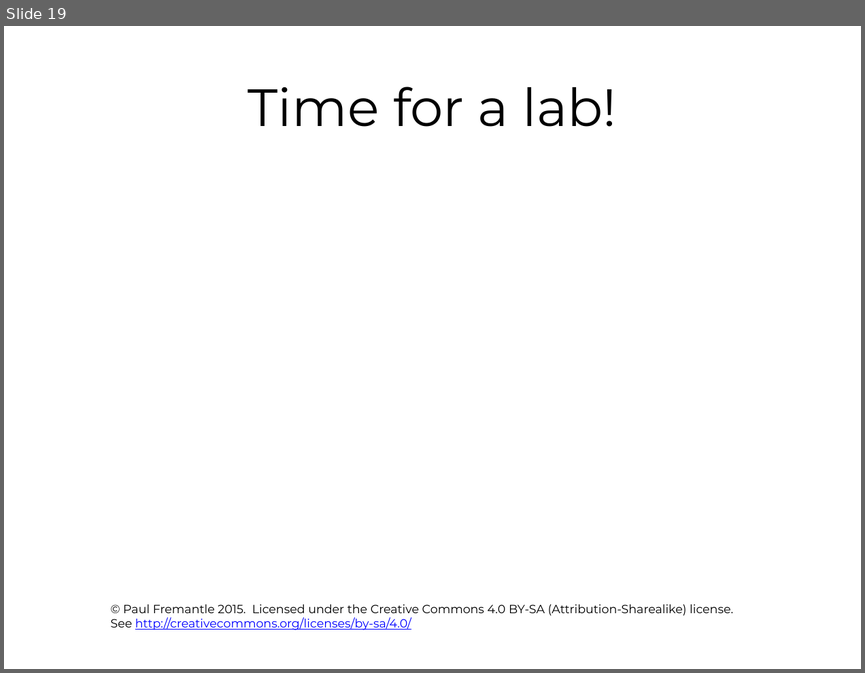
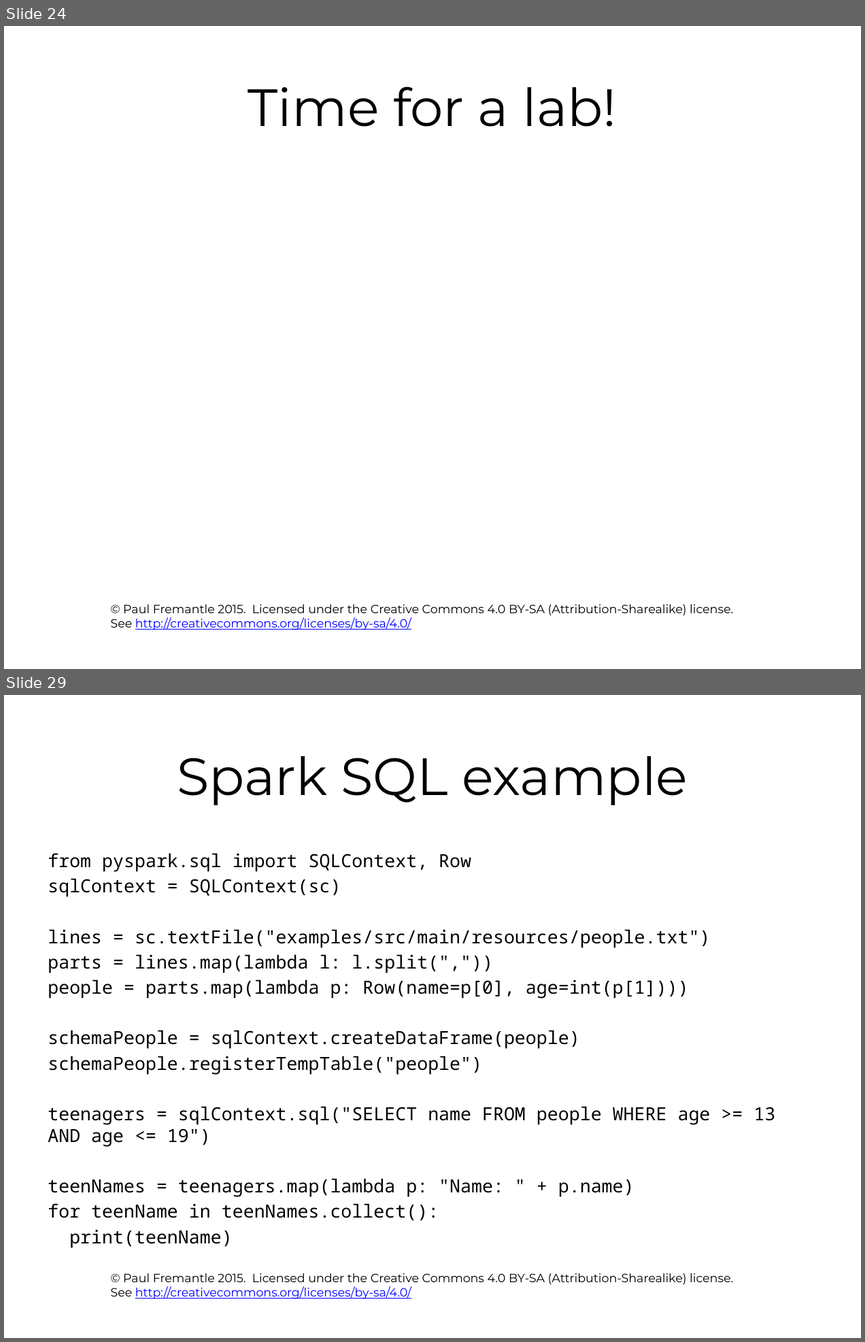
Before and after one commit to pzfreo/ox-clo, a slide deck: pres-source/06-spark-and-adjuncts.pptx. Shown one above the other, each under a label of ours: slide 19 before the commit, slides 24 and 29 after it; the slides between them are not shown. The pictures are 865x673 and 865x1342 pixels, drawn with LibreOffice and Linux fonts; fonts in the diff are those of the drawing; background and template pictures are left out. Boxes give left, top, right and bottom in pixels: in the first picture for what was removed or moved away, otherwise in the second. Text is boxed around its words. In the diff, an @@ line names an element or a change of style, - is before the commit and + after.

```diff
--- a/pres-source/06-spark-and-adjuncts.pptx
+++ b/pres-source/06-spark-and-adjuncts.pptx
@@ slide 29 added at (4, 695, 861, 1338), background #FFFFFF; not listed: 1 template element that a slide beside it also shows @@
@@ title added at (177, 756, 687, 805), 44 pt, text #000000 @@
+Spark SQL example
@@ text added at (48, 853, 775, 1248), 15.2 pt, text #000000 @@
+from pyspark.sql import SQLContext, Row
+sqlContext = SQLContext(sc)
+lines = sc.textFile("examples/src/main/resources/people.txt")
+parts = lines.map(lambda l: l.split(","))
+people = parts.map(lambda p: Row(name=p[0], age=int(p[1])))
+schemaPeople = sqlContext.createDataFrame(people)
+schemaPeople.registerTempTable("people")
+teenagers = sqlContext.sql("SELECT name FROM people WHERE age >= 13 AND age <= 19")
+teenNames = teenagers.map(lambda p: "Name: " + p.name)
+for teenName in teenNames.collect():
+print(teenName)
@@ what was slide 19 is now slide 24 @@
```
Also in this commit, not shown: 3 slides changed, 15 other slides added, 13 other files.
